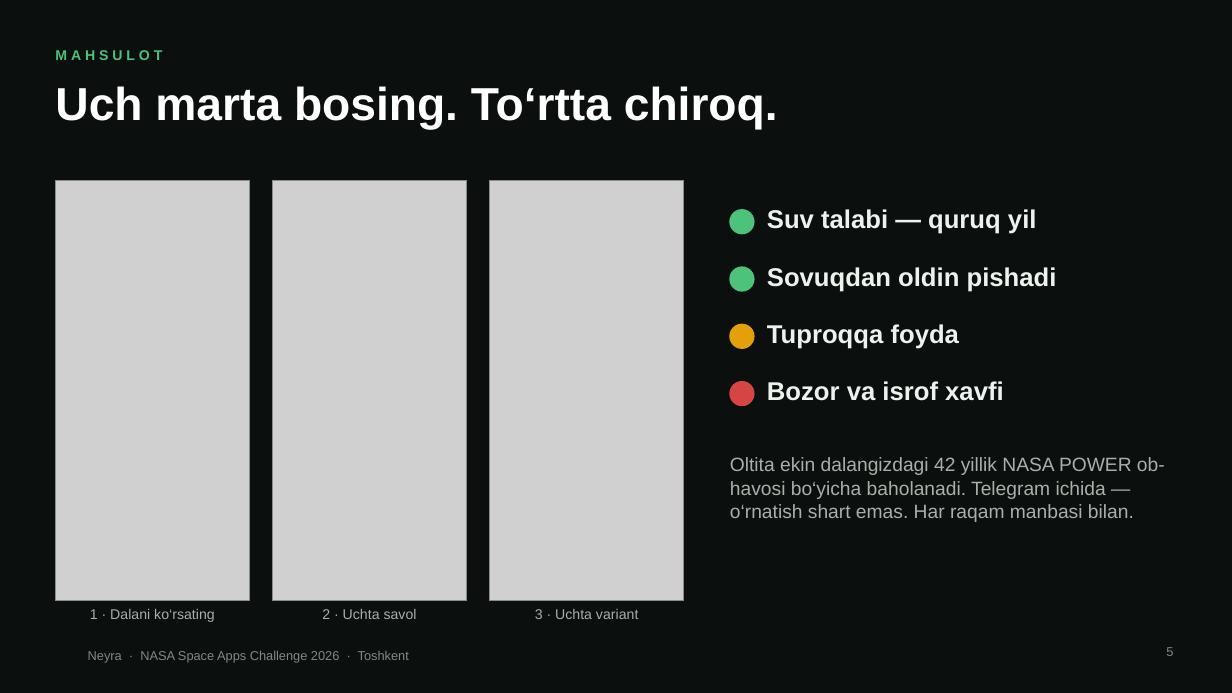
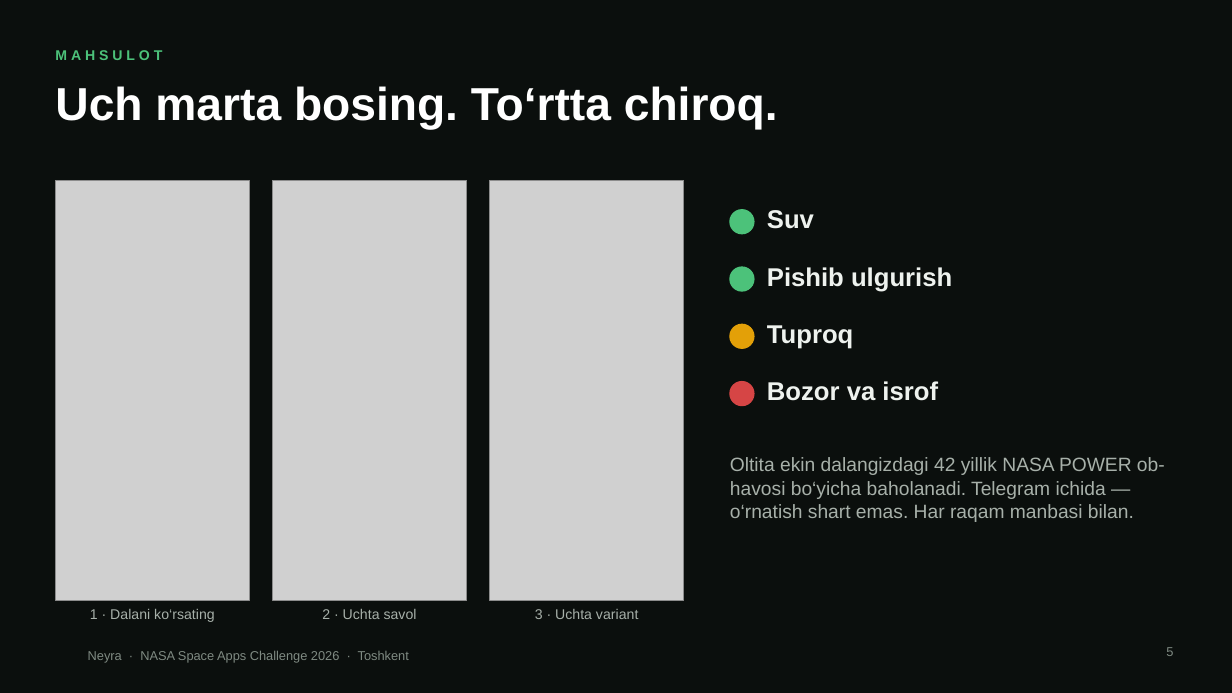
Before and after one commit to davlatshoh-bakhtiyorov/ulugbekcrewnasa, a slide deck: slide 5 of docs/demo/Neyra-pitch-uz.pptx. Drawn at 1232x693 pixels with LibreOffice and Linux fonts; fonts in the diff are those of the drawing; grey boxes stand for pictures; background and template pictures are left out. Boxes give left, top, right and bottom in pixels: in the first picture for what was removed or moved away, otherwise in the second. Text is boxed around its words. In the diff, an @@ line names an element or a change of style, - is before the commit and + after.

```diff
--- a/docs/demo/Neyra-pitch-uz.pptx
+++ b/docs/demo/Neyra-pitch-uz.pptx
@@ text at box(767, 210, 814, 229): text changed @@
-Suv talabi — quruq yil
+Suv
@@ text at box(767, 267, 952, 292): text changed @@
-Sovuqdan oldin pishadi
+Pishib ulgurish
@@ text at box(767, 325, 854, 349): text changed @@
-Tuproqqa foyda
+Tuproq
@@ text at box(767, 381, 938, 401): text changed @@
-Bozor va isrof xavfi
+Bozor va isrof
```
Also in this commit, not shown: 2 other slides changed, 10 other files.
